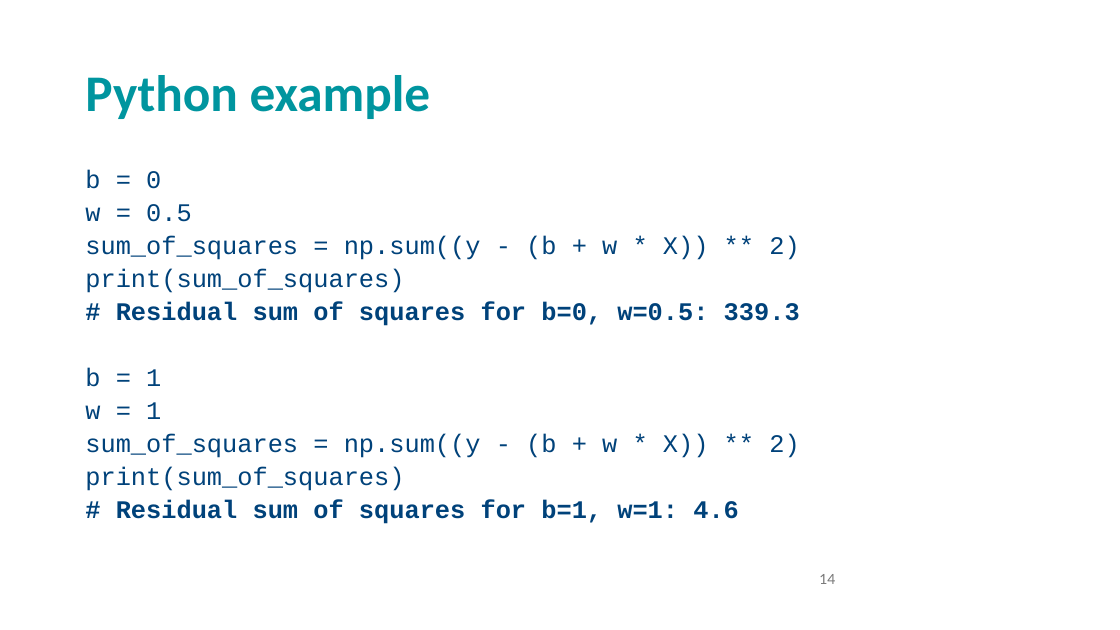
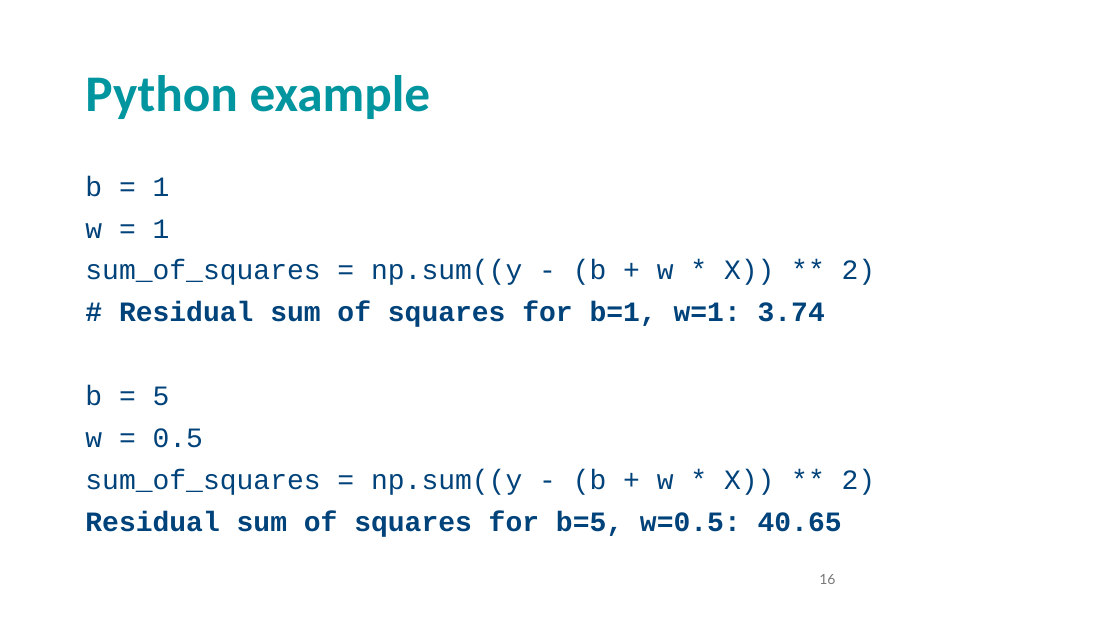
Before and after one commit to andrewcparnell/STAT41130, a slide deck: slide 16 of slides/day 1/D1C1_LR_NNs.pptx (slide 14 before the commit). Drawn at 1120x630 pixels with LibreOffice and Linux fonts; fonts in the diff are those of the drawing; background and template pictures are left out. Boxes give left, top, right and bottom in pixels: in the first picture for what was removed or moved away, otherwise in the second. Text is boxed around its words. In the diff, an @@ line names an element or a change of style, - is before the commit and + after.

```diff
--- a/slides/day 1/D1C1_LR_NNs.pptx
+++ b/slides/day 1/D1C1_LR_NNs.pptx
@@ text at (85,170,800,326): paragraphs removed @@
-b = 0
-w = 0.5
-sum_of_squares = np.sum((y - (b + w * X)) ** 2)
-print(sum_of_squares)
-# Residual sum of squares for b=0, w=0.5: 339.3
@@ text at (85,176,876,285): size 21.7 to 24 pt in "b = 1", "w = 1", "sum_of_squares = np.sum((y - (b + w ..."; line spacing 0.7 to 0.9 @@
@@ text at (85,302,876,537): text changed; size 21.7 to 24 pt @@
-print(sum_of_squares)
-# Residual sum of squares for b=1, w=1: 4.6
+# Residual sum of squares for b=1, w=1: 3.74
+b = 5
+w = 0.5
+sum_of_squares = np.sum((y - (b + w * X)) ** 2)
+Residual sum of squares for b=5, w=0.5: 40.65
@@ page number at (819,574,835,584): text changed @@
-14
+16
```
Also in this commit, not shown: 11 other slides changed, 4 slides added, 31 other files.
